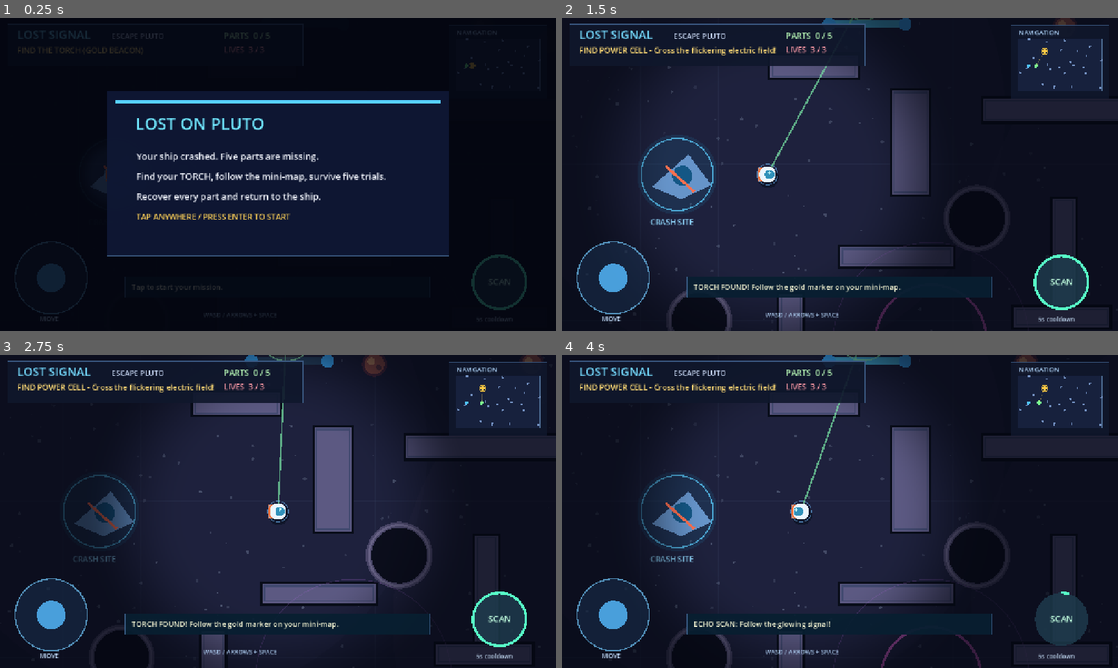
Above: before the commit, frames 1-4 (two rows, left to right).
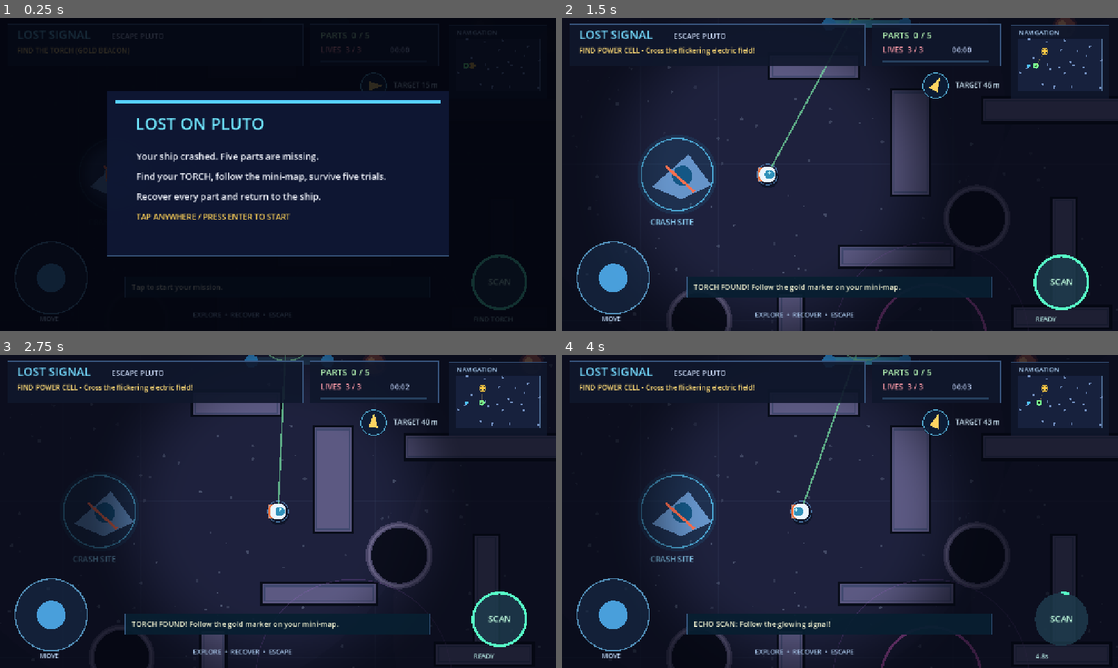
Above: after the commit, the same moments.

Repository: aazannoorkhuwaja/lost-signal-escape-pluto
Game: Godot game, scene res://main.tscn
Two runs of this game, one before a commit and one after it. Both use one fixed random seed, a clock stepped at 60 frames per second and the inputs below.
Inputs (mouse positions are in pixels of both pictures, inside the frame that each line leads up to):
- Up to frame 1 (0.25 s): no input
- Up to frame 2 (1.5 s): tap Enter at 0.5, 0.6 s; move the mouse to (962, 158) at 0.52 s; hold D 0.53-1.25 s; click (962, 158) at 0.67 s; tap Space at 0.77 s; drag from (728, 190) to (812, 237) at 1.27 s
- Up to frame 3 (2.75 s): move the mouse to (333, 442) at 2.02 s; hold D from 2.03 s (still down); tap Enter at 2.1 s
- Up to frame 4 (4 s): release D at 2.75 s; drag from (812, 574) to (673, 464) at 2.77 s; move the mouse to (1006, 558) at 3.52 s; hold A from 3.53 s (still down); tap Enter at 3.6 s; tap Space at 3.77 s

The runs differ from the first frame. In frame 1, 0.4% of the frame differs, in the area x 4-92%, y 4-97%; in frame 2, 1.8%; in frame 3, 1.8%, in the area x 3-93%, y 1-98%; in frame 4, 1.8%.

Commit message:
Improve landscape HUD layout, mission progress, scanner state and target compass

Diff:
--- a/LOST_SIGNAL_Godot_Project/LOST_SIGNAL_PlutO/hud.gd
+++ b/LOST_SIGNAL_Godot_Project/LOST_SIGNAL_PlutO/hud.gd
@@ -19,12 +19,20 @@
 func _draw() -> void:
     if game == null:
         return
+    # Keep the goal and the mission statistics in separate panels.
+    # This avoids text overlap on small landscape Android displays.
     panel(Rect2(18, 14, 680, 96))
     text_at("LOST SIGNAL", Vector2(39, 48), 27, Color(0.46, 0.86, 1.0))
     text_at("ESCAPE PLUTO", Vector2(257, 48), 17, Color(0.77, 0.83, 0.94))
-    text_at(game.objective_text(), Vector2(39, 81), 18, Color(1, 0.86, 0.46))
-    text_at("PARTS  %d / 5" % game.collected, Vector2(515, 48), 19, Color(0.74, 1.0, 0.73))
-    text_at("LIVES  %d / 3" % game.lives, Vector2(515, 80), 18, Color(1.0, 0.61, 0.66))
+    text_at(game.objective_text(), Vector2(39, 81), 16, Color(1, 0.86, 0.46))
+
+    panel(Rect2(714, 14, 296, 96))
+    text_at("PARTS  %d / 5" % game.collected, Vector2(738, 47), 20, Color(0.74, 1.0, 0.73))
+    text_at("LIVES  %d / 3" % game.lives, Vector2(738, 80), 18, Color(1.0, 0.61, 0.66))
+    var seconds: int = int(game.time_elapsed)
+    text_at("%02d:%02d" % [int(seconds / 60), seconds % 60], Vector2(898, 80), 17, Color(0.78, 0.85, 1.0))
+    draw_rect(Rect2(738, 96, 244, 5), Color(0.15, 0.25, 0.37))
+    draw_rect(Rect2(738, 96, 244.0 * float(game.collected) / float(game.parts.size()), 5), Color(0.43, 0.95, 0.73))
 
     # Mini-map: all positions are based on actual world coordinates.
     var mm := Rect2(1034, 16, 226, 170)
@@ -43,8 +51,22 @@
     draw_circle(objective, 5.3, Color(1.0, 0.79, 0.27))
     draw_arc(objective, 7, 0, TAU, 24, Color(1.0, 0.80, 0.25, 0.80), 1.3)
     var player_pos := map_pos(game.player, area)
-    draw_circle(player_pos, 4.5, Color(0.47, 1.0, 0.57))
+    draw_circle(player_pos, 6.4, Color(0.47, 1.0, 0.57))
+    draw_circle(player_pos, 2.5, Color(0.04, 0.12, 0.10))
     draw_line(player_pos, objective, Color(1, 0.83, 0.4, 0.38), 1.1)
+
+    # Readable target arrow and distance even when the scanner is cooling down.
+    var compass_center := Vector2(860, 156)
+    var diff: Vector2 = game.get_target_position() - game.player
+    var angle: float = diff.angle()
+    draw_circle(compass_center, 31, Color(0.05, 0.12, 0.22, 0.85))
+    draw_arc(compass_center, 29, 0, TAU, 48, Color(0.41, 0.84, 1.0, 0.75), 2.0)
+    draw_colored_polygon(PackedVector2Array([
+        compass_center + Vector2(23, 0).rotated(angle),
+        compass_center + Vector2(-11, -11).rotated(angle),
+        compass_center + Vector2(-11, 11).rotated(angle)
+    ]), Color(1.0, 0.83, 0.38))
+    text_at("TARGET %d m" % int(diff.length() / 10.0), Vector2(906, 160), 16, Color(0.84, 0.94, 1.0))
 
     # Virtual thumbstick. Also works with mouse when touch emulation is on.
     var jc := Vector2(118, 598)
@@ -58,8 +80,9 @@
     draw_circle(sc, 61, Color(0.12, 0.24, 0.31, 0.79))
     draw_arc(sc, 61, -PI / 2.0, -PI / 2.0 + TAU * available, 48, Color(0.34, 1.0, 0.78), 6)
     text_at("SCAN", Vector2(1124, 614), 20, Color(0.76, 1.0, 0.88))
-    text_at("5s cooldown", Vector2(1096, 698), 14, Color(0.73, 0.82, 0.92))
-    text_at("WASD / ARROWS + SPACE", Vector2(468, 688), 14, Color(0.66, 0.78, 0.92))
+    var scanner_status: String = "FIND TORCH" if not game.torch_found else ("READY" if game.scan_cooldown <= 0 else "%.1fs" % game.scan_cooldown)
+    text_at(scanner_status, Vector2(1090, 698), 15, Color(0.73, 0.94, 0.92))
+    text_at("EXPLORE  •  RECOVER  •  ESCAPE", Vector2(444, 688), 15, Color(0.66, 0.78, 0.92))
 
     # Short visible story/hint above bottom controls.
     if game.message_time > 0:
